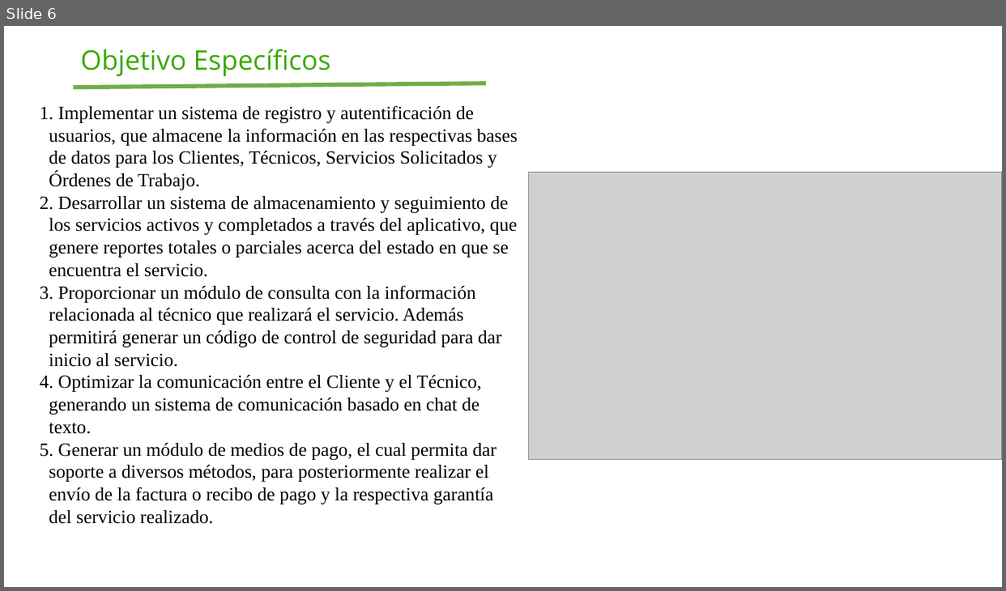
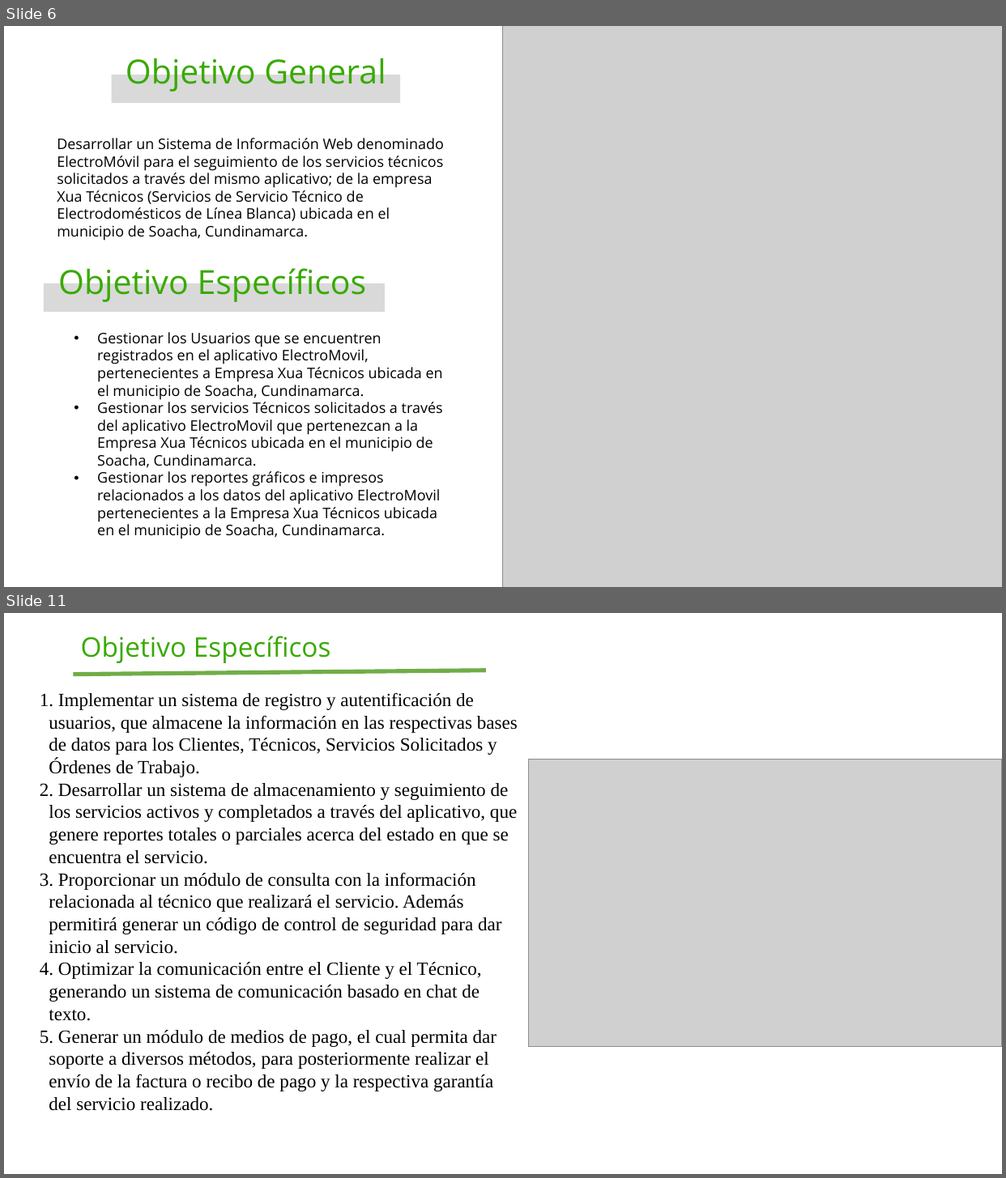
Before and after one commit to AlejandroMadrigalDev/Sistema_Gestion_Servicios_Tecnicos, a slide deck: _docs/Trimestre_2/00_Contextualizacion/7. Presentación.pptx. Shown one above the other, each under a label of ours: slide 6 before the commit, slides 6 and 11 after it; the slides between them are not shown. The pictures are 1006x591 and 1006x1178 pixels, drawn with LibreOffice and Linux fonts; fonts in the diff are those of the drawing; grey boxes stand for pictures; background and template pictures are left out. Boxes give left, top, right and bottom in pixels: in the first picture for what was removed or moved away, otherwise in the second. Text is boxed around its words. In the diff, an @@ line names an element or a change of style, - is before the commit and + after.

```diff
--- a/_docs/Trimestre_2/00_Contextualizacion/7. Presentación.pptx
+++ b/_docs/Trimestre_2/00_Contextualizacion/7. Presentación.pptx
@@ slide 6 added at <box>4,26,1002,587</box>, background picture (left out) @@
@@ picture added at <box>503,26,1002,587</box> @@
@@ text added at <box>126,58,386,92</box>, 32 pt, text #38AA00 @@
+Objetivo General
@@ rectangle added at <box>112,75,401,103</box>, fill #D9D9D9 @@
@@ text added at <box>57,138,444,241</box>, 14 pt, text #000000 @@
+Desarrollar un Sistema de Información Web denominado ElectroMóvil para el seguimiento de los servicios técnicos solicitados a través del mismo aplicativo; de la empresa Xua Técnicos (Servicios de Servicio Técnico de Electrodomésticos de Línea Blanca) ubicada en el municipio de Soacha, Cundinamarca.
@@ text added at <box>58,268,367,302</box>, 32 pt, text #38AA00 @@
+Objetivo Específicos
@@ rectangle added at <box>44,284,385,312</box>, fill #D9D9D9 @@
@@ text added at <box>97,332,443,540</box>, 14 pt, text #000000 @@
+• Gestionar los Usuarios que se encuentren registrados en el aplicativo ElectroMovil, pertenecientes a Empresa Xua Técnicos ubicada en el municipio de Soacha, Cundinamarca.
+• Gestionar los servicios Técnicos solicitados a través del aplicativo ElectroMovil que pertenezcan a la Empresa Xua Técnicos ubicada en el municipio de Soacha, Cundinamarca.
+• Gestionar los reportes gráficos e impresos relacionados a los datos del aplicativo ElectroMovil pertenecientes a la Empresa Xua Técnicos ubicada en el municipio de Soacha, Cundinamarca.
@@ what was slide 6 is now slide 11 @@
```
Also in this commit, not shown: 1 slide changed, 8 other slides added, 27 slides removed, 1 other file.
